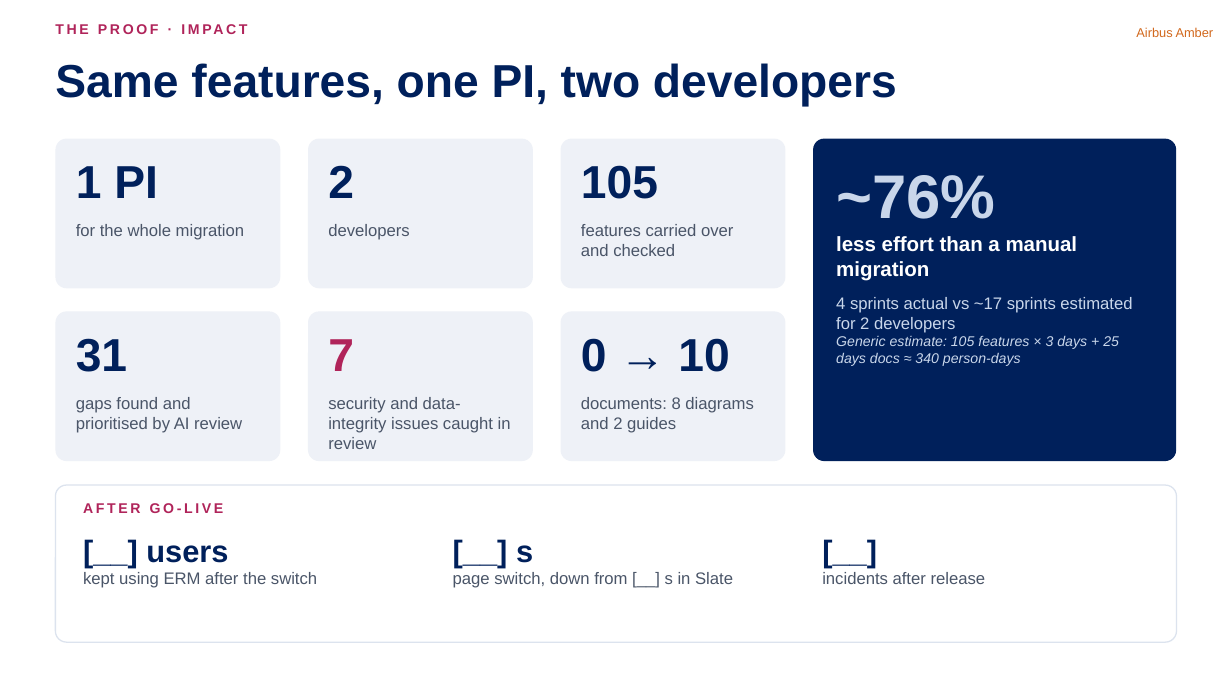
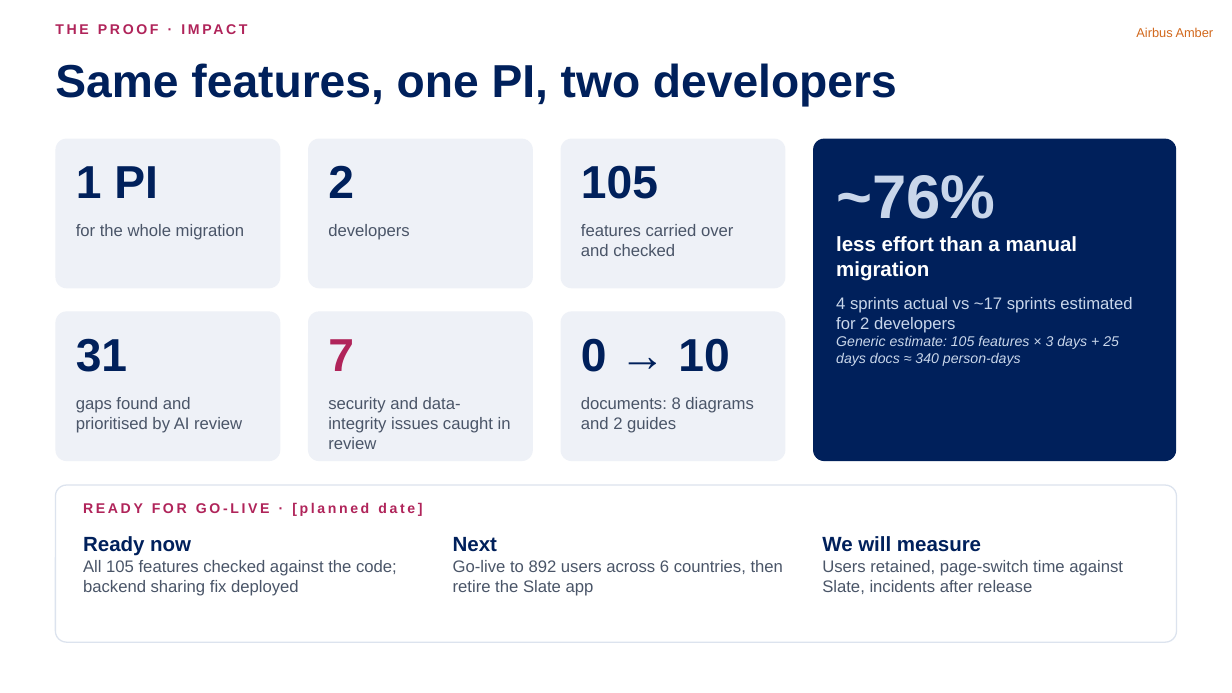
Before and after one commit to nithinram97/archify, a slide deck: slide 5 of erm-migration/docs/ERM-Migration-Jury-Pitch-v2.pptx. Drawn at 1232x693 pixels with LibreOffice and Linux fonts; fonts in the diff are those of the drawing. Boxes give left, top, right and bottom in pixels: in the first picture for what was removed or moved away, otherwise in the second. Text is boxed around its words. In the diff, an @@ line names an element or a change of style, - is before the commit and + after.

```diff
--- a/erm-migration/docs/ERM-Migration-Jury-Pitch-v2.pptx
+++ b/erm-migration/docs/ERM-Migration-Jury-Pitch-v2.pptx
@@ text at [83,502,422,516]: text changed @@
-AFTER GO-LIVE
+READY FOR GO-LIVE · [planned date]
@@ text at [83,536,397,596]: text changed @@
-[__] users
-kept using ERM after the switch
+Ready now
+All 105 features checked against the code; backend sharing fix deployed
@@ text at [453,537,783,596]: text changed @@
-[__] s
-page switch, down from [__] s in Slate
+Next
+Go-live to 892 users across 6 countries, then retire the Slate app
@@ text at [822,536,1123,594]: text changed @@
-[__]
-incidents after release
+We will measure
+Users retained, page-switch time against Slate, incidents after release
```
Also in this commit, not shown: 3 other slides changed, 1 other file.
